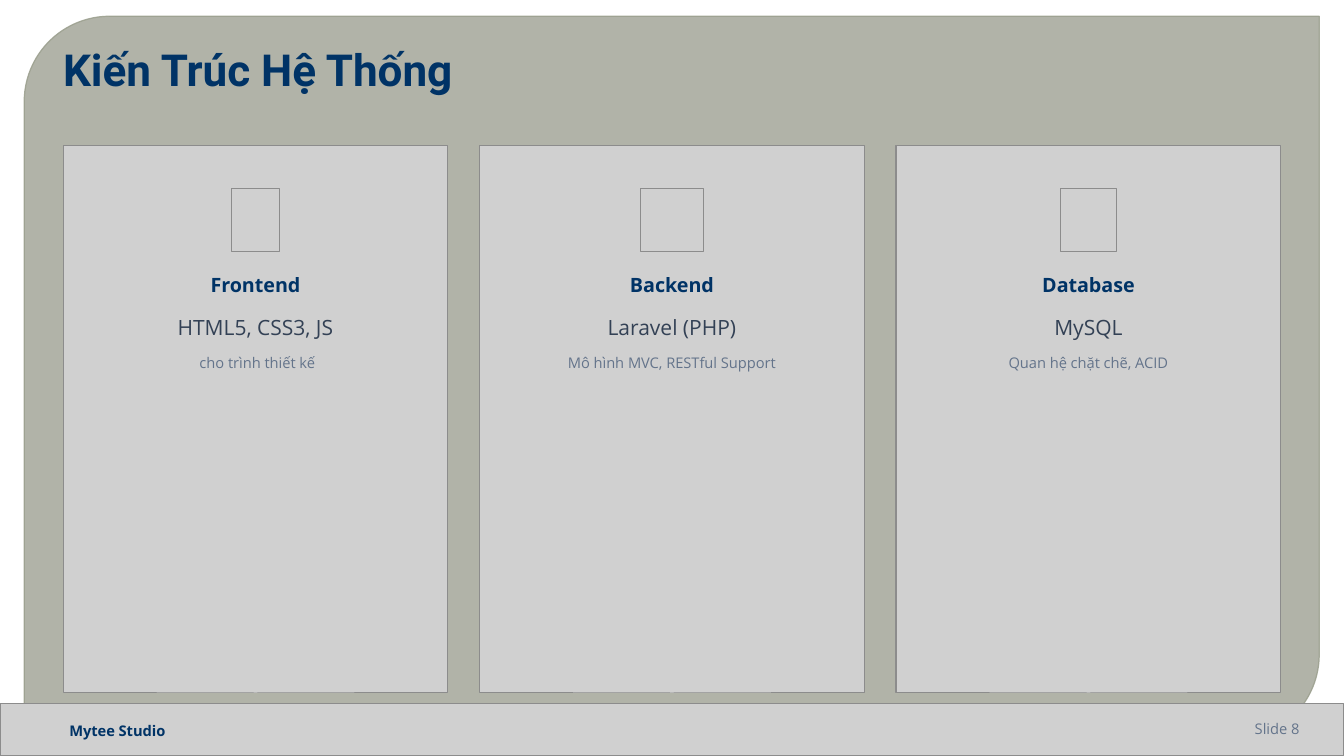
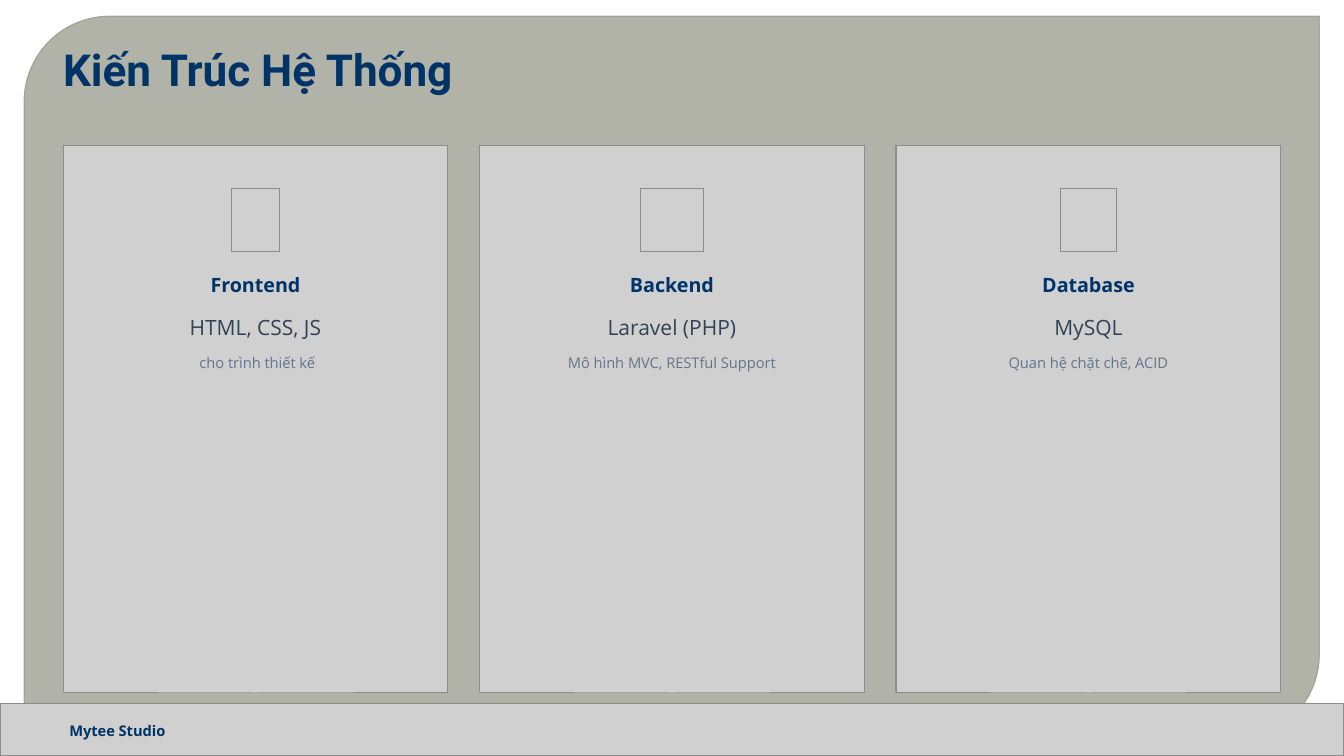
Before and after one commit to baongoc1710/cn-da22ttb-vobaongoc-shop-editor, a slide deck: slide 7 of Báo Cáo Đồ Án CN - Mytee Studio.pptx (slide 8 before the commit). Drawn at 1344x756 pixels with LibreOffice and Linux fonts; fonts in the diff are those of the drawing; grey boxes stand for pictures; background and template pictures are left out. Boxes give left, top, right and bottom in pixels: in the first picture for what was removed or moved away, otherwise in the second. Text is boxed around its words. In the diff, an @@ line names an element or a change of style, - is before the commit and + after.

```diff
--- a/Báo Cáo Đồ Án CN - Mytee Studio.pptx
+++ b/Báo Cáo Đồ Án CN - Mytee Studio.pptx
@@ text at (190, 320, 321, 339): text changed @@
-HTML5, CSS3, JS
+HTML, CSS, JS
@@ text removed at (1255, 723, 1299, 734) @@
-Slide 8
```
Also in this commit, not shown: 7 other slides changed, 4 slides added, 7 slides removed, 11 other files.
